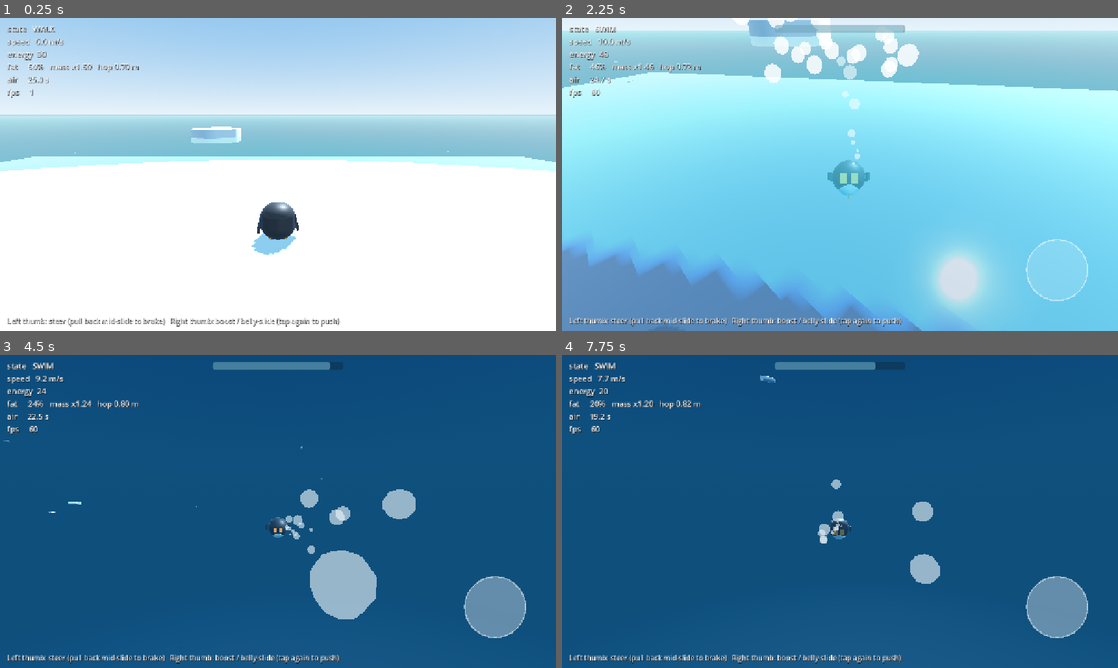
Above: before the commit, frames 1-4 (two rows, left to right).
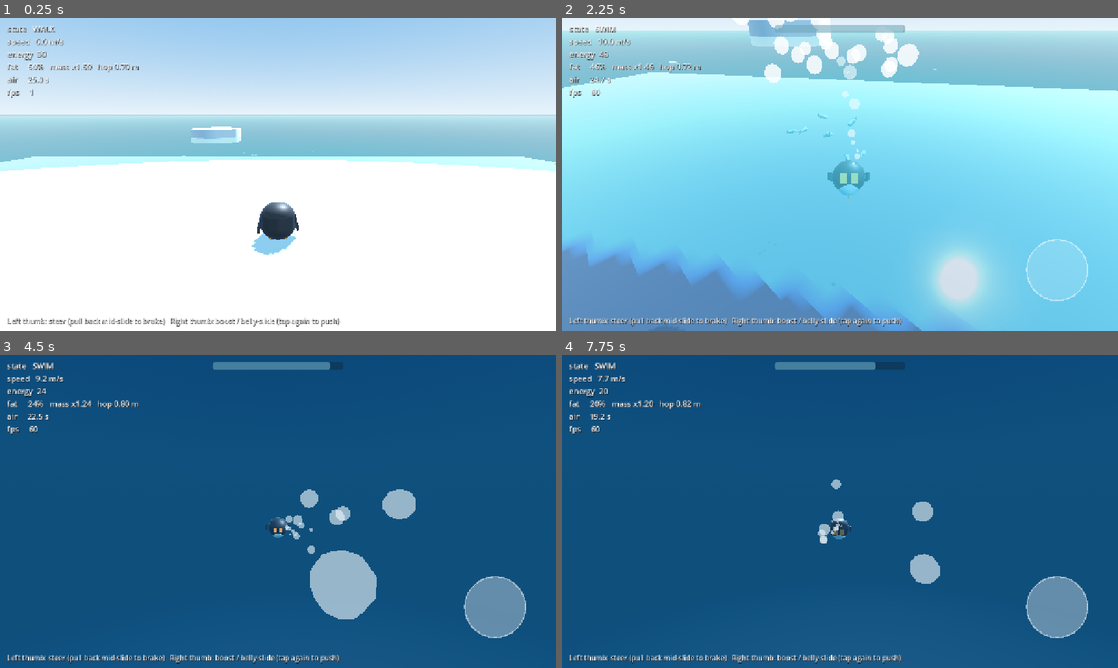
Above: after the commit, the same moments.

Repository: firestaractual/FatPenguin
Game: Godot game, scene res://levels/movement_toy/movement_toy.tscn
The game is run twice, just before and just after one commit, with the same random seed, the same clock (stepped at 60 frames per second) and the same inputs.
Inputs (mouse positions are in pixels of both pictures, inside the frame that each line leads up to):
- Up to frame 1 (0.25 s): no input
- Up to frame 2 (2.25 s): move the mouse to (812, 237) at 0.52 s; hold E (debug_energy_up) 0.53-1.25 s; tap Space (action) at 0.6, 2.1 s; click (812, 237) at 0.67 s; drag from (1006, 221) to (812, 237) at 1.27 s; move the mouse to (673, 127) at 2.02 s; hold A (move_left) from 2.03 s (still down)
- Up to frame 3 (4.5 s): release A (move_left) at 2.75 s; drag from (305, 511) to (111, 464) at 2.77 s; move the mouse to (194, 433) at 3.52 s; hold Q (debug_energy_down) 3.53-4.25 s; tap Space (action) at 3.6 s; drag from (400, 495) to (194, 433) at 4.27 s
- Up to frame 4 (7.75 s): move the mouse to (728, 527) at 5.02 s; hold E (debug_energy_up) 5.03-5.75 s; tap Space (action) at 5.1, 6.6 s; click (728, 527) at 5.17 s; drag from (895, 442) to (728, 527) at 5.77 s; move the mouse to (812, 574) at 6.52 s; hold D (move_right) 6.53-7.25 s; drag from (1006, 558) to (812, 574) at 7.27 s

The runs differ from the first frame. In frame 1, less than 0.1% of the frame differs, in the area x 13-100%, y 42-47%; in frame 2, 0.1%, in the area x 9-68%, y 13-86%; in frame 3, less than 0.1%; in frame 4, less than 0.1%.

Commit message:
adds fish types and grouping

Diff:
--- a/actors/fish/fish.gd
+++ b/actors/fish/fish.gd
@@ -1,8 +1,20 @@
 class_name Fish
 extends Area3D
-## A single fish (Prototype 0: no AI). Swims a small lazy circle around where it was placed.
-## Swim into it to eat it. Respawns after a delay so the toy never runs dry.
-
+## A single fish. Swim into it to eat it. Respawns after a delay so the toy never runs dry.
+##
+## With a species, the fish schools: it's pulled toward fish of its own species within school
+## range, keeps a little personal space, matches their heading and stays near its home spot.
+## It ignores every other species, so schools stay single-species. School mates slowly share
+## one home spot, so a school that forms stays formed, and an eaten fish comes back beside its
+## school (see docs/GDD.md §4.11).
+##
+## Without a species (spilled fish, test fish) it swims a small lazy circle around where it was
+## placed, or holds still if circle_radius is 0.
+
+## What kind of fish this is. Set it before the fish enters the tree; leave it empty for a fish
+## that doesn't school.
+@export var species: FishSpecies
+## No-species fish only: the lazy circle around where the fish was placed.
 @export var circle_radius := 0.8
 @export var circle_speed := 0.6
 @export var respawn_seconds := 8.0
@@ -14,13 +26,55 @@
 var ignore_body: Node = null
 @export var ignore_seconds := 0.0
 
-var _home := Vector3.ZERO
+## The spot this fish stays near (global position). School mates slowly share theirs.
+var home := Vector3.ZERO
+## Current swimming velocity (schooling fish only).
+var velocity := Vector3.ZERO
+
+## How often each fish looks for its nearest school mates (s). Searches are staggered across
+## fish so they don't all land on the same frame.
+const NEIGHBOUR_REFRESH := 0.25
+## Schooling fish never come closer to the surface than this (m).
+const MIN_DEPTH := 0.3
+## Fish swim mostly level: vertical steering is scaled by this, and vertical speed is capped
+## at this share of cruising speed.
+const VERTICAL_SHARE := 0.35
+
+## Every schooling fish in the scene, by species. How fish find their school mates.
+static var _by_species := {}
+
 var _phase := 0.0
 var _age := 0.0
+var _speed := 0.0
+var _wander_dir := Vector3.FORWARD
+var _refresh := 0.0
+var _neighbours: Array[Fish] = []
+## Where this fish was at its last schooling step. School mates read this instead of
+## global_position, which is slower to fetch.
+var _pos := Vector3.ZERO
+
+@onready var _model: Node3D = $Model
+
+
+func _enter_tree() -> void:
+	if species == null:
+		return
+	if not _by_species.has(species):
+		_by_species[species] = []
+	(_by_species[species] as Array).append(self)
+
+
+func _exit_tree() -> void:
+	if species == null or not _by_species.has(species):
+		return
+	var mates := _by_species[species] as Array
+	mates.erase(self)
+	if mates.is_empty():
+		_by_species.erase(species)
 
 
 func _ready() -> void:
-	_home = position
+	home = global_position
 	_phase = randf() * TAU
 	collision_layer = 0
 	collision_mask = Penguin.PENGUIN_LAYER
@@ -28,16 +82,144 @@
 	if pickup_delay > 0.0:
 		monitoring = false
 		get_tree().create_timer(pickup_delay).timeout.connect(func() -> void: monitoring = true)
+	if species != null:
+		_pos = global_position
+		_speed = species.swim_speed * (1.0 + randf_range(-species.speed_variation, species.speed_variation))
+		var angle := randf() * TAU
+		_wander_dir = Vector3(cos(angle), 0.0, sin(angle))
+		velocity = _wander_dir * _speed
+		_refresh = randf() * NEIGHBOUR_REFRESH
+		_model.scale = Vector3.ONE * species.body_scale
+		if species.material != null:
+			for mesh: MeshInstance3D in [$Model/Body, $Model/Tail]:
+				mesh.material_override = species.material
 
 
 func _physics_process(delta: float) -> void:
 	_age += delta
+	if species == null:
+		_swim_circle(delta)
+	elif visible:
+		_swim_in_school(delta)
+
+
+func _swim_circle(delta: float) -> void:
 	_phase += circle_speed * delta
 	var offset := Vector3(cos(_phase), sin(_phase * 2.0) * 0.15, sin(_phase)) * circle_radius
-	position = _home + offset
 	# Face along the circle.
 	var forward := Vector3(-sin(_phase), 0.0, cos(_phase))
-	basis = Basis.looking_at(forward, Vector3.UP)
+	global_transform = Transform3D(Basis.looking_at(forward, Vector3.UP), home + offset)
+
+
+func _swim_in_school(delta: float) -> void:
+	var s := species
+	_refresh -= delta
+	if _refresh <= 0.0:
+		_refresh += NEIGHBOUR_REFRESH
+		_find_neighbours()
+
+	var pos := global_position
+	_pos = pos
+	var steer := Vector3.ZERO
+
+	# The swarm pull: toward the middle of the school mates in range, matching their heading,
+	# without crowding them. Other species aren't in the list, so they never pull.
+	var to_centre := Vector3.ZERO
+	var heading := Vector3.ZERO
+	var mates_home := Vector3.ZERO
+	var count := 0
+	var school_range := s.school_range
+	var personal_space := s.personal_space
+	for mate: Fish in _neighbours:
+		if not is_instance_valid(mate) or not mate.visible:
+			continue
+		var offset := mate._pos - pos
+		var dist := offset.length()
+		if dist > school_range:
+			continue
+		count += 1
+		to_centre += offset
+		heading += mate.velocity
+		mates_home += mate.home
+		if dist < personal_space and dist > 0.001:
+			steer -= offset / dist * (1.0 - dist / personal_space) * s.separation
+	if count > 0:
+		steer += to_centre / count * s.cohesion
+		steer += (heading / count - velocity) * s.alignment
+		# Share the school's home spot, so the school stays together where it formed.
+		home = home.lerp(mates_home / count, minf(s.home_merge_rate * delta, 1.0))
+
+	# Meander: a slowly turning random nudge.
+	var jitter := Vector3(randf_range(-1.0, 1.0), randf_range(-0.3, 0.3), randf_range(-1.0, 1.0))
+	_wander_dir = (_wander_dir + jitter * 2.0 * delta).normalized()
+	steer += _wander_dir * s.wander
+
+	# Stay near home.
+	var from_home := pos - home
+	var past := from_home.length() - s.roam_radius
+	if past > 0.0:
+		steer -= from_home.normalized() * past * s.home_pull
+
+	# Hold cruising speed: fish never hover.
+	var speed := velocity.length()
+	if speed > 0.001:
+		steer += velocity / speed * (_speed - speed)
+
+	steer.y *= VERTICAL_SHARE
+	velocity += steer.limit_length(s.max_steer) * delta
+	velocity.y = clampf(velocity.y, -VERTICAL_SHARE * _speed, VERTICAL_SHARE * _speed)
+	velocity = velocity.limit_length(_speed * 1.5)
+
+	pos += velocity * delta
+	pos.y = minf(pos.y, Penguin.WATER_LEVEL - MIN_DEPTH)
+	_pos = pos
+	# One transform write per frame: every write also moves the pickup area in physics.
+	var facing := global_basis
+	if velocity.length_squared() > 0.0001:
+		facing = Basis.looking_at(velocity, Vector3.UP)
+	global_transform = Transform3D(facing, pos)
+
+
+## Caches the nearest few visible school mates within school range.
+func _find_neighbours() -> void:
+	_neighbours.clear()
+	var pos := global_position
+	var range_sq := species.school_range * species.school_range
+	var found: Array[Array] = []
+	for mate: Fish in _by_species.get(species, []):
+		if mate == self or not mate.visible:
+			continue
+		var dist_sq := pos.distance_squared_to(mate._pos)
+		if dist_sq <= range_sq:
+			found.append([dist_sq, mate])
+	if found.size() > species.max_neighbours:
+		found.sort_custom(func(a: Array, b: Array) -> bool: return a[0] < b[0])
+		found.resize(species.max_neighbours)
+	for entry in found:
+		_neighbours.append(entry[1] as Fish)
+
+
+## An eaten schooling fish comes back beside the school mate nearest its home, so it
+## reappears in its school. With no school mate nearby it comes back at home.
+func _rejoin_school() -> void:
+	var nearest: Fish = null
+	var nearest_sq := INF
+	for mate: Fish in _by_species.get(species, []):
+		if mate == self or not mate.visible:
+			continue
+		var dist_sq := home.distance_squared_to(mate._pos)
+		if dist_sq < nearest_sq:
+			nearest_sq = dist_sq
+			nearest = mate
+	var reach := species.school_range + species.roam_radius
+	if nearest != null and nearest_sq <= reach * reach:
+		var angle := randf() * TAU
+		global_position = nearest._pos + Vector3(cos(angle), 0.0, sin(angle)) * species.personal_space
+		velocity = nearest.velocity
+	else:
+		global_position = home
+	_pos = global_position
+	_refresh = 0.0
 
 
 func _on_body_entered(body: Node3D) -> void:
@@ -53,5 +235,7 @@
 
 
 func _set_active(active: bool) -> void:
+	if active and species != null:
+		_rejoin_school()
 	visible = active
 	set_deferred(&"monitoring", active)
--- a/actors/fish/fish.tscn
+++ b/actors/fish/fish.tscn
@@ -21,10 +21,12 @@
 [node name="CollisionShape3D" type="CollisionShape3D" parent="." unique_id=328093166]
 shape = SubResource("SphereShape3D_k2cow")
 
-[node name="Body" type="MeshInstance3D" parent="." unique_id=102338188]
+[node name="Model" type="Node3D" parent="." unique_id=1590382716]
+
+[node name="Body" type="MeshInstance3D" parent="Model" unique_id=102338188]
 transform = Transform3D(1, 0, 0, 0, -4.371139e-08, -1, 0, 1, -4.371139e-08, 0, 0, 0)
 mesh = SubResource("CapsuleMesh_7s1vu")
 
-[node name="Tail" type="MeshInstance3D" parent="." unique_id=179474647]
+[node name="Tail" type="MeshInstance3D" parent="Model" unique_id=179474647]
 transform = Transform3D(1, 0, 0, 0, 1, 0, 0, 0, 1, 0, 0, 0.2)
 mesh = SubResource("BoxMesh_pwq6l")
--- /dev/null
+++ b/art/materials/fish_icefish.tres
@@ -0,0 +1,6 @@
+[gd_resource type="StandardMaterial3D" format=3]
+
+[resource]
+albedo_color = Color(0.92, 0.9, 0.84, 1)
+metallic = 0.2
+roughness = 0.5
--- /dev/null
+++ b/art/materials/fish_lanternfish.tres
@@ -0,0 +1,9 @@
+[gd_resource type="StandardMaterial3D" format=3]
+
+[resource]
+albedo_color = Color(0.24, 0.3, 0.42, 1)
+metallic = 0.7
+roughness = 0.25
+emission_enabled = true
+emission = Color(0.45, 0.75, 1, 1)
+emission_energy_multiplier = 0.35
--- a/levels/movement_toy/movement_toy.gd
+++ b/levels/movement_toy/movement_toy.gd
@@ -6,13 +6,22 @@
 const FISH_SCENE := preload("res://actors/fish/fish.tscn")
 
 @export var fish_seed := 7
-@export var loose_fish := 40
-## Small schools placed as practice targets (a preview of food pulses).
-@export var schools := 4
-@export var fish_per_school := 6
+## The kinds of fish in the level. Each gets at least one school; the rest are picked by
+## abundance. School size and depth come from the species.
+@export var fish_species: Array[FishSpecies] = [
+	preload("res://tuning/fish/silverfish.tres"),
+	preload("res://tuning/fish/lanternfish.tres"),
+	preload("res://tuning/fish/icefish.tres"),
+]
+## Single-species schools placed as practice targets (a preview of food pulses).
+@export var schools := 8
+## Fish on their own between the schools. Lone fish that drift within school range of their
+## own kind join up and stay.
+@export var loose_fish := 12
 @export var berg_radius := 30.0
-@export var fish_ring := Vector2(34.0, 70.0)
-@export var fish_depth := Vector2(1.0, 8.0)
+## Fish homes sit this far from the middle of the berg (min, max). The inner edge leaves room
+## for fish roaming out from their homes without swimming into the ice.
+@export var fish_ring := Vector2(36.0, 70.0)
 ## A dummy knocked into the water pops back to its spot after this long.
 @export var dummy_respawn_seconds := 2.0
 
@@ -23,24 +32,45 @@
 	var rng := RandomNumberGenerator.new()
 	rng.seed = fish_seed
 	var container := $Fish
+	for s in schools:
+		var species := fish_species[s] if s < fish_species.size() else _pick_species(rng)
+		var centre := _random_spot(rng, species)
+		var size := rng.randi_range(species.school_size.x, species.school_size.y) if species else 6
+		for i in size:
+			var jitter := Vector3(rng.randf_range(-1.5, 1.5), rng.randf_range(-0.8, 0.8), rng.randf_range(-1.5, 1.5))
+			var fish := _make_fish(centre + jitter, species)
+			container.add_child(fish)
+			# The whole school shares one home spot from the start.
+			fish.home = centre
 	for i in loose_fish:
-		container.add_child(_make_fish(_random_spot(rng)))
-	for s in schools:
-		var centre := _random_spot(rng)
-		for i in fish_per_school:
-			var jitter := Vector3(rng.randf_range(-1.5, 1.5), rng.randf_range(-0.8, 0.8), rng.randf_range(-1.5, 1.5))
-			container.add_child(_make_fish(centre + jitter))
+		var species := _pick_species(rng)
+		container.add_child(_make_fish(_random_spot(rng, species), species))
 
 
-func _random_spot(rng: RandomNumberGenerator) -> Vector3:
+## A species picked at random, weighted by abundance. Null if the level has none.
+func _pick_species(rng: RandomNumberGenerator) -> FishSpecies:
+	var total := 0.0
+	for species in fish_species:
+		total += species.abundance
+	var roll := rng.randf() * total
+	for species in fish_species:
+		roll -= species.abundance
+		if roll <= 0.0:
+			return species
+	return fish_species.back() if not fish_species.is_empty() else null
+
+
+func _random_spot(rng: RandomNumberGenerator, species: FishSpecies) -> Vector3:
 	var angle := rng.randf() * TAU
 	var dist := rng.randf_range(fish_ring.x, fish_ring.y)
-	var depth := rng.randf_range(fish_depth.x, fish_depth.y)
+	var depths := species.depth_range if species else Vector2(1.0, 8.0)
+	var depth := rng.randf_range(depths.x, depths.y)
 	return Vector3(cos(angle) * dist, -depth, sin(angle) * dist)
 
 
-func _make_fish(at: Vector3) -> Node3D:
-	var fish := FISH_SCENE.instantiate()
+func _make_fish(at: Vector3, species: FishSpecies) -> Fish:
+	var fish := FISH_SCENE.instantiate() as Fish
+	fish.species = species
 	fish.position = at
 	return fish
 
--- a/tests/movement_smoke_test.gd
+++ b/tests/movement_smoke_test.gd
@@ -1,7 +1,8 @@
 extends SceneTree
 ## Headless smoke test for the Prototype 0 movement toy.
 ## Drives the penguin with simulated input and checks each movement verb still works,
-## then checks the plateau (slide down chutes, hop up steps) and bumping with dummy penguins.
+## then checks the plateau (slide down chutes, hop up steps), bumping with dummy penguins,
+## and fish schooling with their own species.
 ##
 ## Run from the project folder:
 ##   godot --headless --fixed-fps 60 --script res://tests/movement_smoke_test.gd
@@ -30,6 +31,10 @@
 	_plateau = level.get_node("Plateau") as IcePlateau
 	_penguin = level.get_node("Penguin") as Penguin
 	_penguin.state_changed.connect(func(s: Penguin.State) -> void: _states_seen.append(Penguin.State.keys()[s]))
+	# The level's fish swim about in schools, so one could cross the penguin's path and skew an
+	# energy or speed check. They stay in the level but can't be eaten during this test.
+	for fish: Fish in level.get_node("Fish").get_children():
+		fish.monitoring = false
 
 	await _test_lands_on_ice()
 	await _test_slide_off_edge_into_water()
@@ -46,6 +51,7 @@
 	await _test_big_steps_thin_only()
 	await _test_bump_knockback()
 	await _test_teeter_and_scramble()
+	await _test_fish_schools()
 
 	print("\nStates seen: ", " > ".join(_states_seen))
 	if _failures.is_empty():
@@ -409,7 +415,82 @@
 	hitter.queue_free()
 
 
+func _test_fish_schools() -> void:
+	# The level puts most of its fish in single-species schools.
+	var level_fish := _level.get_node("Fish").get_children()
+	var schooled := 0
+	for f: Fish in level_fish:
+		if _school_mates_in_range(f, level_fish) >= 2:
+			schooled += 1
+	_check(schooled >= level_fish.size() * 0.75, "most of the level's fish swim in a school (%d of %d)" % [schooled, level_fish.size()])
+
+	# Far from the level's fish: a school of silverfish, plus a lone silverfish and a lone
+	# lanternfish, each just inside school range of it.
+	var silverfish: FishSpecies = load("res://tuning/fish/silverfish.tres")
+	var lanternfish: FishSpecies = load("res://tuning/fish/lanternfish.tres")
+	var centre := Vector3(0.0, -6.0, -110.0)
+	var school: Array[Fish] = []
+	for i in 6:
+		var fish := _spawn_fish(silverfish, centre + Vector3(randf_range(-1.0, 1.0), randf_range(-0.3, 0.3), randf_range(-1.0, 1.0)))
+		fish.home = centre
+		school.append(fish)
+	var stray := _spawn_fish(silverfish, centre + Vector3(4.5, 0.0, 0.0))
+	var stranger := _spawn_fish(lanternfish, centre + Vector3(-4.5, 0.0, 0.0))
+	var stranger_home := stranger.home
+	await _frames(15 * 60)
+
+	var middle := _middle_of(school)
+	var widest := 0.0
+	for fish in school:
+		widest = maxf(widest, fish.global_position.distance_to(middle))
+	_check(widest < 2.5, "a school stays together (widest fish %.1f m from the middle)" % widest)
+	var stray_gap := stray.global_position.distance_to(middle)
+	_check(stray_gap < 2.5, "a lone fish in range is pulled into a school of its own kind (%.1f m from the middle)" % stray_gap)
+	var stray_home := stray.home.distance_to(centre)
+	_check(stray_home < 2.0, "and it stays: it now shares the school's home spot (%.1f m away)" % stray_home)
+	var stranger_mates := (stranger.get(&"_neighbours") as Array).size()
+	_check(stranger_mates == 0 and stranger.home == stranger_home, "a fish of another kind is never pulled in (school mates=%d)" % stranger_mates)
+
+	# An eaten fish comes back beside its school, wherever it was eaten.
+	var eaten := school[0]
+	eaten.call(&"_set_active", false)
+	eaten.global_position = centre + Vector3(30.0, 0.0, 0.0)
+	eaten.call(&"_set_active", true)
+	await _frames(2)
+	var eaten_gap := eaten.global_position.distance_to(_middle_of(school))
+	_check(eaten.visible and eaten_gap < 2.5, "an eaten fish respawns beside its school (%.1f m from the middle)" % eaten_gap)
+
+	for fish in school:
+		fish.queue_free()
+	stray.queue_free()
+	stranger.queue_free()
+
+
 # --- Helpers ----------------------------------------------------------------
+
+func _spawn_fish(species: FishSpecies, at: Vector3) -> Fish:
+	var fish := load("res://actors/fish/fish.tscn").instantiate() as Fish
+	fish.species = species
+	fish.position = at
+	root.add_child(fish)
+	return fish
+
+
+func _school_mates_in_range(fish: Fish, all: Array) -> int:
+	var mates := 0
+	for other: Fish in all:
+		if other != fish and other.species == fish.species \
+				and other.global_position.distance_to(fish.global_position) <= fish.species.school_range:
+			mates += 1
+	return mates
+
+
+func _middle_of(fishes: Array[Fish]) -> Vector3:
+	var sum := Vector3.ZERO
+	for fish in fishes:
+		sum += fish.global_position
+	return sum / fishes.size()
+
 
 func _place_swimming(pos: Vector3, yaw: float, pitch_deg: float) -> void:
 	_penguin.global_position = pos
--- /dev/null
+++ b/tuning/fish/icefish.tres
@@ -0,0 +1,26 @@
+[gd_resource type="Resource" script_class="FishSpecies" format=3]
+
+[ext_resource type="Script" path="res://tuning/fish_species.gd" id="1_fspec"]
+[ext_resource type="Material" path="res://art/materials/fish_icefish.tres" id="2_fmat"]
+
+[resource]
+script = ExtResource("1_fspec")
+display_name = "Mackerel icefish"
+material = ExtResource("2_fmat")
+body_scale = 1.4
+swim_speed = 0.5
+speed_variation = 0.15
+max_steer = 1.2
+wander = 0.3
+school_range = 6.0
+cohesion = 0.35
+alignment = 0.8
+personal_space = 0.9
+separation = 3.0
+max_neighbours = 7
+roam_radius = 4.0
+home_pull = 0.3
+home_merge_rate = 0.1
+abundance = 1.0
+school_size = Vector2i(3, 5)
+depth_range = Vector2(2, 8)
--- /dev/null
+++ b/tuning/fish/lanternfish.tres
@@ -0,0 +1,26 @@
+[gd_resource type="Resource" script_class="FishSpecies" format=3]
+
+[ext_resource type="Script" path="res://tuning/fish_species.gd" id="1_fspec"]
+[ext_resource type="Material" path="res://art/materials/fish_lanternfish.tres" id="2_fmat"]
+
+[resource]
+script = ExtResource("1_fspec")
+display_name = "Lanternfish"
+material = ExtResource("2_fmat")
+body_scale = 0.8
+swim_speed = 0.8
+speed_variation = 0.15
+max_steer = 1.8
+wander = 0.5
+school_range = 6.0
+cohesion = 0.5
+alignment = 1.2
+personal_space = 0.5
+separation = 3.0
+max_neighbours = 7
+roam_radius = 4.0
+home_pull = 0.3
+home_merge_rate = 0.1
+abundance = 2.0
+school_size = Vector2i(6, 9)
+depth_range = Vector2(4, 8)
--- /dev/null
+++ b/tuning/fish/silverfish.tres
@@ -0,0 +1,26 @@
+[gd_resource type="Resource" script_class="FishSpecies" format=3]
+
+[ext_resource type="Script" path="res://tuning/fish_species.gd" id="1_fspec"]
+[ext_resource type="Material" path="res://art/materials/fish.tres" id="2_fmat"]
+
+[resource]
+script = ExtResource("1_fspec")
+display_name = "Antarctic silverfish"
+material = ExtResource("2_fmat")
+body_scale = 1.0
+swim_speed = 0.6
+speed_variation = 0.15
+max_steer = 1.5
+wander = 0.4
+school_range = 6.0
+cohesion = 0.6
+alignment = 1.0
+personal_space = 0.5
+separation = 3.0
+max_neighbours = 7
+roam_radius = 4.0
+home_pull = 0.3
+home_merge_rate = 0.1
+abundance = 3.0
+school_size = Vector2i(6, 10)
+depth_range = Vector2(1, 6)
--- /dev/null
+++ b/tuning/fish_species.gd
@@ -0,0 +1,58 @@
+class_name FishSpecies
+extends Resource
+## One kind of fish: how it looks and how it schools. Mirrors the Fish section of docs/TUNING.md.
+## The species live in res://tuning/fish/. Edit them in the inspector, then copy the winners
+## back into TUNING.md.
+##
+## Fish only school with their own species: a fish is pulled toward fish of its own kind within
+## school range and ignores every other kind, so mixed groups sort themselves out.
+
+@export var display_name := "Fish"
+
+@export_group("Look")
+## Shared by every fish of this species (one material per species keeps draw calls batched).
+@export var material: Material
+## Scales the model only. The eat radius stays the same for every species.
+@export var body_scale := 1.0
+
+@export_group("Swimming")
+## Cruising speed (m/s). Fish never hover.
+@export var swim_speed := 0.6
+## Each fish's cruising speed is randomly up to this share faster or slower, so a school
+## doesn't move in lockstep.
+@export var speed_variation := 0.15
+## The hardest a fish can steer (m/s²).
+@export var max_steer := 1.5
+## A slowly turning random nudge (m/s²), so lone fish and whole schools meander.
+@export var wander := 0.4
+
+@export_group("Schooling")
+## The swarm pull reaches this far (m). School mates closer than this pull together; fish
+## farther apart ignore each other.
+@export var school_range := 6.0
+## How hard a fish is pulled toward the middle of its school mates in range (m/s² per metre).
+@export var cohesion := 0.5
+## How hard a fish matches its school mates' heading (per second).
+@export var alignment := 1.0
+## Fish try to keep at least this far apart (m).
+@export var personal_space := 0.6
+## How hard fish push apart inside personal space (m/s² at zero distance).
+@export var separation := 3.0
+## A fish only follows its nearest few school mates, as real schooling fish do.
+@export var max_neighbours := 7
+
+@export_group("Home range")
+## A fish roams this far from its home spot before it's pulled back (m).
+@export var roam_radius := 4.0
+## How hard a fish is pulled back once it's past the roam radius (m/s² per metre).
+@export var home_pull := 0.3
+## School mates slowly share one home spot, so a school that forms stays together (per second).
+@export var home_merge_rate := 0.1
+
+@export_group("Spawning")
+## Relative chance a level picks this species for a school or a loose fish.
+@export var abundance := 1.0
+## How many fish a level puts in one school of this species (min, max).
+@export var school_size := Vector2i(5, 8)
+## The depths (m below the surface) a level spawns this species at.
+@export var depth_range := Vector2(1.0, 8.0)
Not shown, added: tuning/fish_species.gd.uid
Not shown, changed: CLAUDE.md
Not shown, changed: docs/DECISIONS.md
Not shown, changed: docs/GDD.md
Not shown, changed: docs/ROADMAP.md
Not shown, changed: docs/TUNING.md
